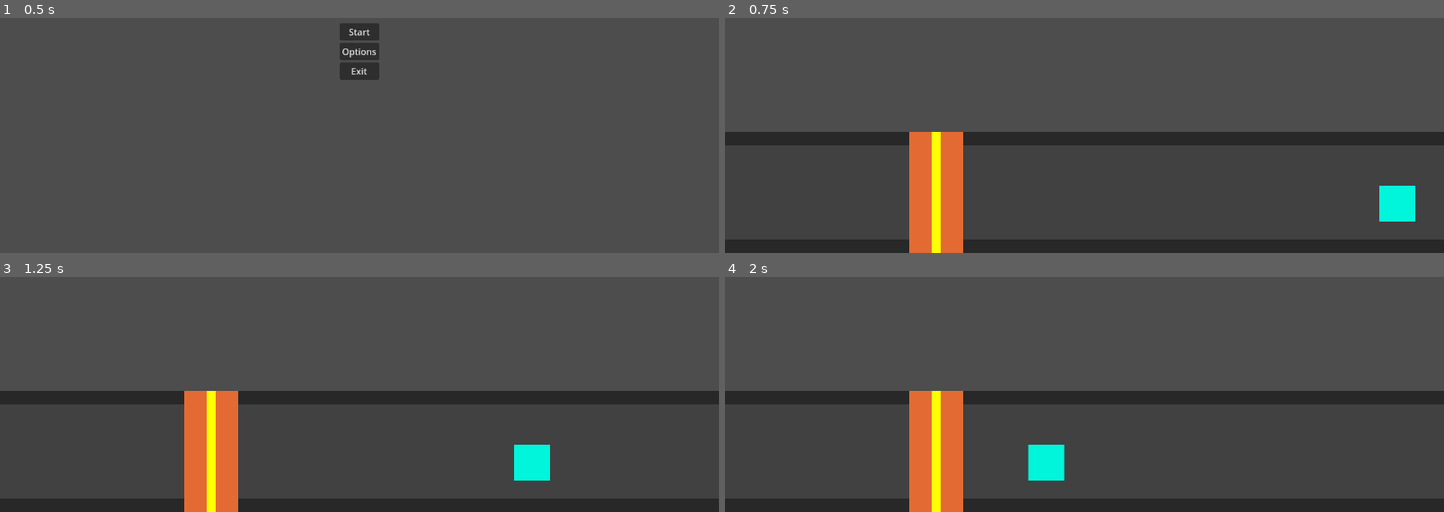
Above: before the commit, frames 1-4 (two rows, left to right).
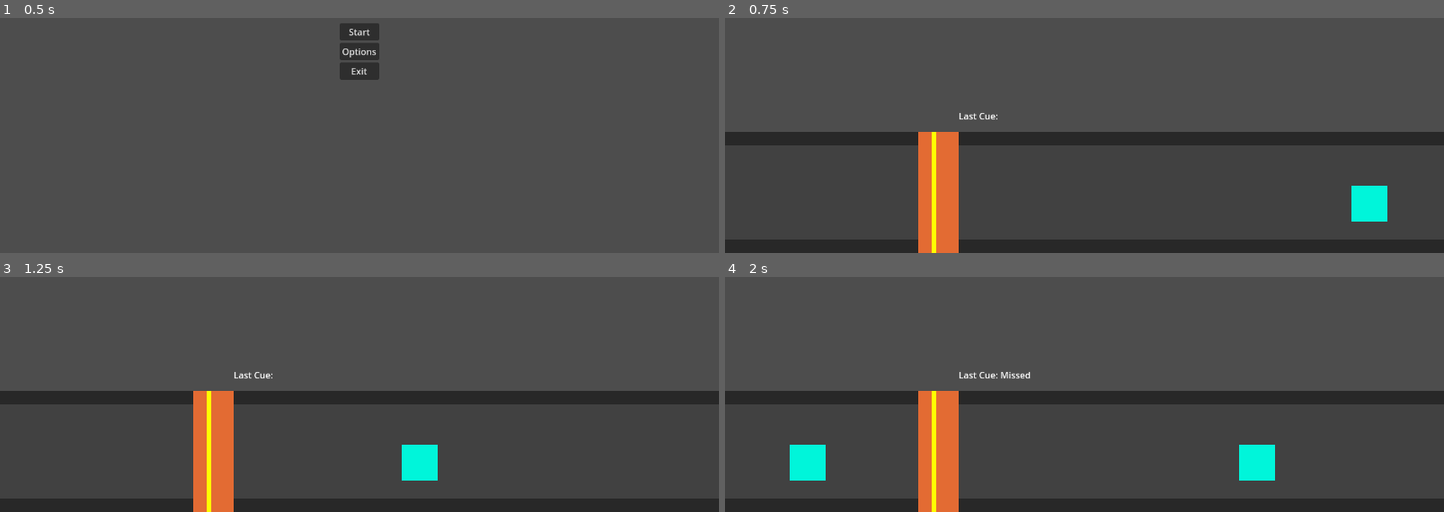
Above: after the commit, the same moments.

Repository: alexgaaranes/GameJam-2024-Entry
Game: Godot game, scene res://scenes/menu.tscn
The game is run twice, just before and just after one commit, with the same random seed, the same clock (stepped at 60 frames per second) and the same inputs.
Inputs:
- Up to frame 1 (0.5 s): no input
- Up to frame 2 (0.75 s): click "Start" at 0.5 s
- Up to frame 3 (1.25 s): no input
- Up to frame 4 (2 s): tap Space (pedal, bound only after the commit) at 1.35 s

Frame 1 is identical in both runs. In frame 2, 2.5% of the frame differs, in the area x 25-96%, y 40-100%; in frame 3, 2.9%; in frame 4, 3.7%, in the area x 9-77%, y 40-100%.

Commit message:
added spawn and input

Diff:
--- a/project.godot
+++ b/project.godot
@@ -21,6 +21,14 @@
 window/size/viewport_width=1280
 window/size/viewport_height=720
 
+[input]
+
+pedal={
+"deadzone": 0.5,
+"events": [Object(InputEventKey,"resource_local_to_scene":false,"resource_name":"","device":0,"window_id":0,"alt_pressed":false,"shift_pressed":false,"ctrl_pressed":false,"meta_pressed":false,"pressed":false,"keycode":0,"physical_keycode":32,"key_label":0,"unicode":0,"location":0,"echo":false,"script":null)
+]
+}
+
 [rendering]
 
 renderer/rendering_method="gl_compatibility"
--- a/scenes/game_manager.tscn
+++ b/scenes/game_manager.tscn
@@ -1,3 +1,18 @@
-[gd_scene format=3 uid="uid://b8ubotbc18a7t"]
+[gd_scene load_steps=4 format=3 uid="uid://b8ubotbc18a7t"]
+
+[ext_resource type="Script" path="res://scripts/game_manager.gd" id="1_k6gio"]
+[ext_resource type="Script" path="res://scripts/input_manager.gd" id="2_kxd6n"]
+[ext_resource type="Script" path="res://scripts/cue_spawn_manager.gd" id="3_mgrha"]
 
 [node name="GameManager" type="Node"]
+script = ExtResource("1_k6gio")
+
+[node name="InputManager" type="Node" parent="."]
+script = ExtResource("2_kxd6n")
+
+[node name="CueSpawnManager" type="Node" parent="."]
+script = ExtResource("3_mgrha")
+
+[node name="CueSpawnTimer" type="Timer" parent="CueSpawnManager"]
+
+[connection signal="timeout" from="CueSpawnManager/CueSpawnTimer" to="CueSpawnManager" method="_on_cue_spawn_timer_timeout"]
--- a/scenes/pedal_column.tscn
+++ b/scenes/pedal_column.tscn
@@ -3,10 +3,10 @@
 [ext_resource type="Script" path="res://scripts/pedal_column.gd" id="1_8fkcs"]
 
 [sub_resource type="RectangleShape2D" id="RectangleShape2D_el7vk"]
-size = Vector2(16, 216)
+size = Vector2(8, 216)
 
 [sub_resource type="RectangleShape2D" id="RectangleShape2D_scjft"]
-size = Vector2(40, 216)
+size = Vector2(24, 216)
 
 [sub_resource type="RectangleShape2D" id="RectangleShape2D_k18yy"]
 size = Vector2(40, 216)
@@ -32,28 +32,28 @@
 position = Vector2(368, 504)
 
 [node name="Shape" type="CollisionShape2D" parent="PerfectArea"]
-position = Vector2(8, 108)
+position = Vector2(4, 108)
 shape = SubResource("RectangleShape2D_el7vk")
 
 [node name="Color" type="ColorRect" parent="PerfectArea"]
-offset_right = 16.0
+offset_right = 8.0
 offset_bottom = 216.0
 color = Color(1, 1, 0, 1)
 
 [node name="GreatAreaBack" type="Area2D" parent="."]
-position = Vector2(328, 504)
+position = Vector2(344, 504)
 
 [node name="Shape" type="CollisionShape2D" parent="GreatAreaBack"]
-position = Vector2(20, 108)
+position = Vector2(12, 108)
 shape = SubResource("RectangleShape2D_scjft")
 
 [node name="ColorRect" type="ColorRect" parent="GreatAreaBack"]
-offset_right = 40.0
+offset_right = 24.0
 offset_bottom = 216.0
 color = Color(0.891544, 0.419283, 0.201671, 1)
 
 [node name="GreatAreaFront" type="Area2D" parent="."]
-position = Vector2(384, 504)
+position = Vector2(376, 504)
 
 [node name="Shape" type="CollisionShape2D" parent="GreatAreaFront"]
 position = Vector2(20, 108)
--- a/scenes/placeholder_lvl.tscn
+++ b/scenes/placeholder_lvl.tscn
@@ -1,11 +1,21 @@
-[gd_scene load_steps=3 format=3 uid="uid://bhmqw75h2u8fk"]
+[gd_scene load_steps=4 format=3 uid="uid://bhmqw75h2u8fk"]
 
+[ext_resource type="PackedScene" uid="uid://b8ubotbc18a7t" path="res://scenes/game_manager.tscn" id="1_63au2"]
 [ext_resource type="PackedScene" uid="uid://bgngv3qaf4or3" path="res://scenes/pedal_column.tscn" id="1_85v0j"]
 [ext_resource type="PackedScene" uid="uid://pt6s1ma0v7s8" path="res://scenes/pedal_cue.tscn" id="2_e51k7"]
 
 [node name="PlaceholderLvl" type="Node"]
 
+[node name="GameManager" parent="." instance=ExtResource("1_63au2")]
+
 [node name="PedalColumn" parent="." instance=ExtResource("1_85v0j")]
 
 [node name="PedalCue" parent="." instance=ExtResource("2_e51k7")]
 position = Vector2(1400, 624)
+
+[node name="Label" type="Label" parent="."]
+offset_left = 416.0
+offset_top = 464.0
+offset_right = 534.75
+offset_bottom = 496.0
+text = "Last Cue:"
--- /dev/null
+++ b/scripts/cue_spawn_manager.gd
@@ -0,0 +1,23 @@
+extends Node
+
+var level: Node
+var timer: Timer
+var cueScene
+
+# Called when the node enters the scene tree for the first time.
+func _ready():
+	level = get_tree().get_root()
+	timer = get_node("CueSpawnTimer")
+	cueScene = preload("res://scenes/pedal_cue.tscn")
+	timer.start()
+
+
+# Called every frame. 'delta' is the elapsed time since the previous frame.
+func _process(delta):
+	pass
+
+
+func _on_cue_spawn_timer_timeout():
+	var cueNode = cueScene.instantiate()
+	level.add_child(cueNode)
+	timer.start()
--- /dev/null
+++ b/scripts/game_manager.gd
@@ -0,0 +1,10 @@
+extends Node
+
+# Called when the node enters the scene tree for the first time.
+func _ready():
+	pass
+
+
+# Called every frame. 'delta' is the elapsed time since the previous frame.
+func _process(delta):
+	pass
--- /dev/null
+++ b/scripts/input_manager.gd
@@ -0,0 +1,29 @@
+extends Node
+
+var pedalColumn: Node2D
+var detected: Dictionary
+var label: Label
+
+# Called when the node enters the scene tree for the first time.
+func _ready():
+	pedalColumn = get_parent().get_parent().get_node("PedalColumn")
+	label = get_parent().get_parent().get_node("Label")
+
+
+# Called every frame. 'delta' is the elapsed time since the previous frame.
+func _process(delta):
+	# Detection debugging print
+	if not pedalColumn.detectedAreas.is_empty():
+		print(pedalColumn.detectedAreas)
+
+	# Pedal Action
+	if Input.is_action_just_pressed("pedal"):
+		detected = pedalColumn.detectedAreas
+		if not detected.is_empty():
+			if detected.has("P"):
+				label.text = "Last Cue: Perfect"
+			else:
+				label.text = "Last Cue: Great"
+			detected.values()[0].queue_free()
+		else:
+			label.text = "Last Cue: Missed"
--- a/scripts/pedal_column.gd
+++ b/scripts/pedal_column.gd
@@ -9,23 +9,21 @@
 
 # Called every frame. 'delta' is the elapsed time since the previous frame.
 func _process(delta):
-	if not detectedAreas.is_empty():
-		print(detectedAreas)
 	pass
 
 # AREA NODE SIGNALS
 # ENTER
 func _on_great_area_back_area_entered(area):
 	if area.get_name() != "AreaPedalCue": return
-	detectedAreas["GB"] = ''
+	detectedAreas["GB"] = area
 
 func _on_great_area_front_area_entered(area):
 	if area.get_name() != "AreaPedalCue": return
-	detectedAreas["GF"] = ''
+	detectedAreas["GF"] = area
 
 func _on_perfect_area_area_entered(area):
 	if area.get_name() != "AreaPedalCue": return
-	detectedAreas["P"] = ''
+	detectedAreas["P"] = area
 
 # EXIT
 func _on_great_area_back_area_exited(area):
--- a/scripts/pedal_cue.gd
+++ b/scripts/pedal_cue.gd
@@ -1,6 +1,6 @@
 extends Node2D
 
-var velocity = -500 # left
+var velocity = -800 # left
 
 # Called when the node enters the scene tree for the first time.
 func _ready():
@@ -10,5 +10,6 @@
 
 # Called every frame. 'delta' is the elapsed time since the previous frame.
 func _process(delta):
+	if position.x < -50: queue_free()	# Free if out of bounds
 	position += Vector2(velocity,0) * delta
 	pass
